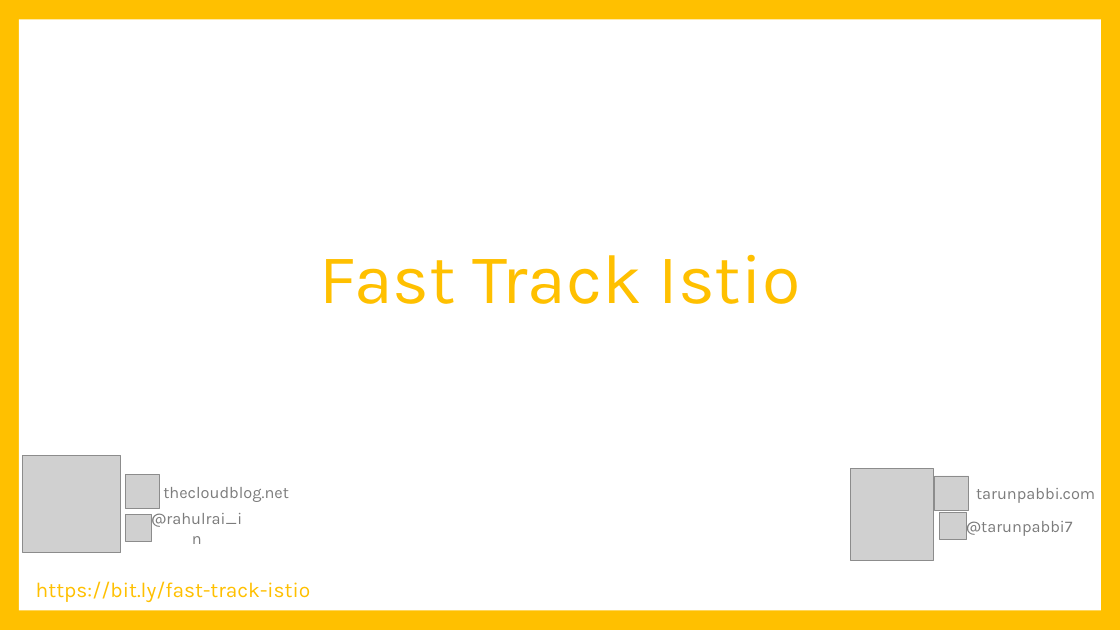
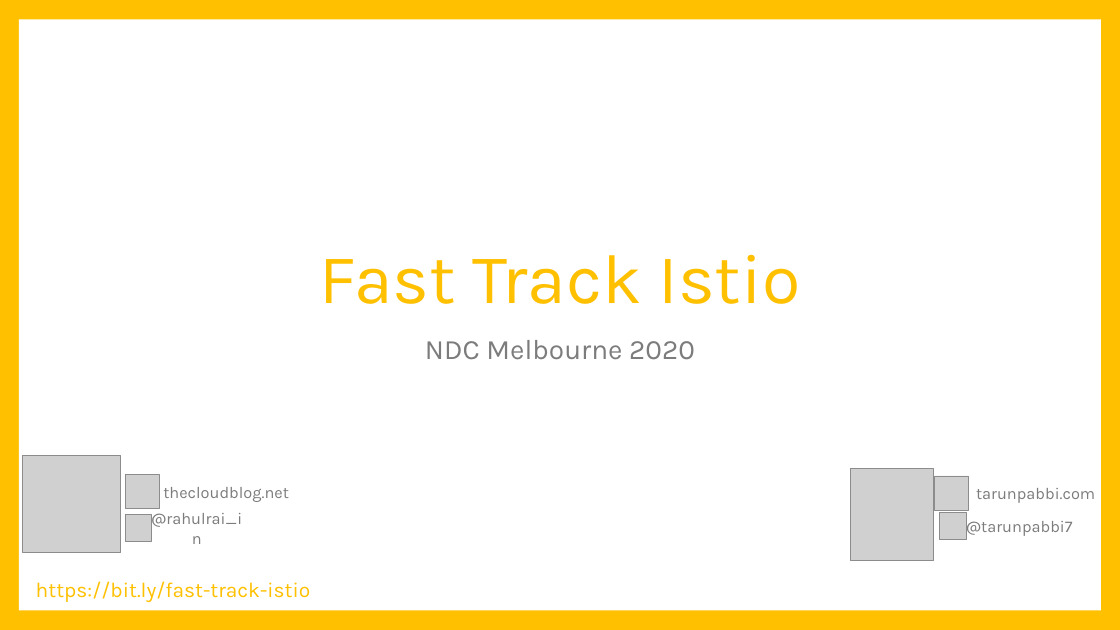
Before and after one commit to rahulrai-in/fast-track-istio, a slide deck: slide 61 of Fast Track Istio.pptx (slide 54 before the commit). Drawn at 1120x630 pixels with LibreOffice and Linux fonts; fonts in the diff are those of the drawing; grey boxes stand for pictures; background and template pictures are left out. Boxes give left, top, right and bottom in pixels: in the first picture for what was removed or moved away, otherwise in the second. Text is boxed around its words. In the diff, an @@ line names an element or a change of style, - is before the commit and + after.

```diff
--- a/Fast Track Istio.pptx
+++ b/Fast Track Istio.pptx
@@ subtitle added at [425, 340, 695, 360], 24 pt, text #7C7C7C @@
+NDC Melbourne 2020
```
Also in this commit, not shown: 5 other slides changed, 7 slides added.
